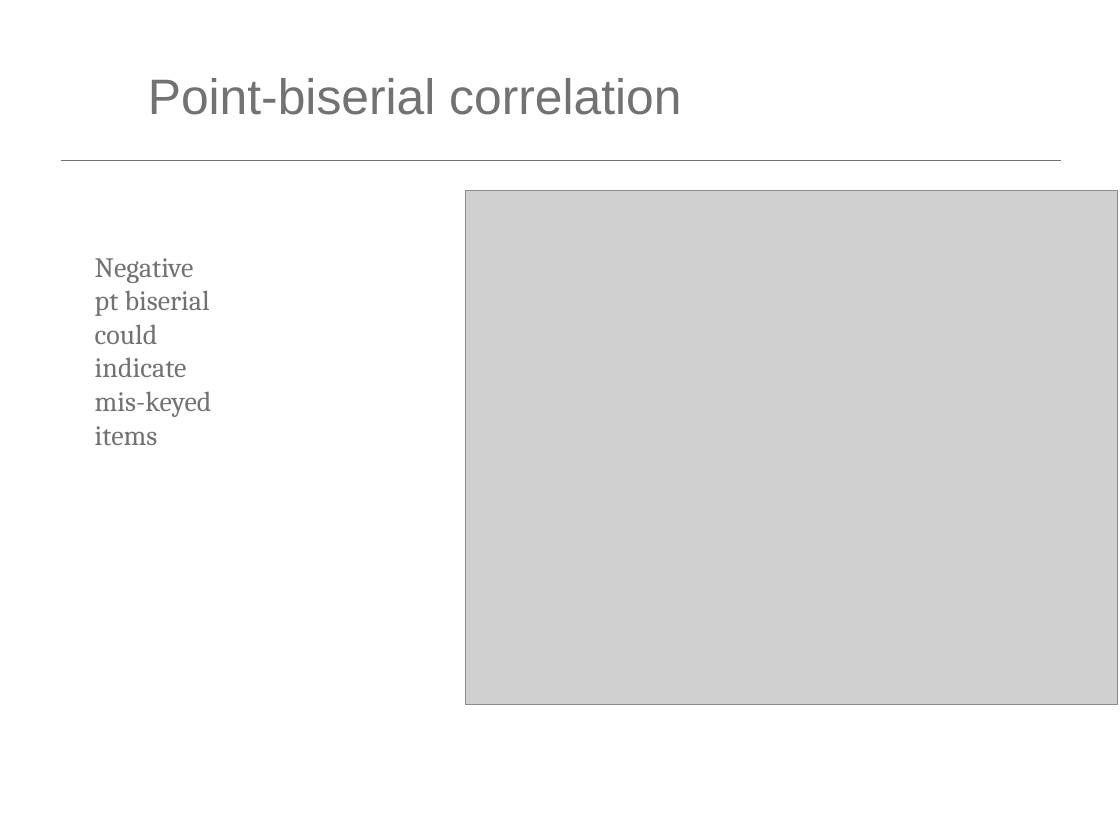
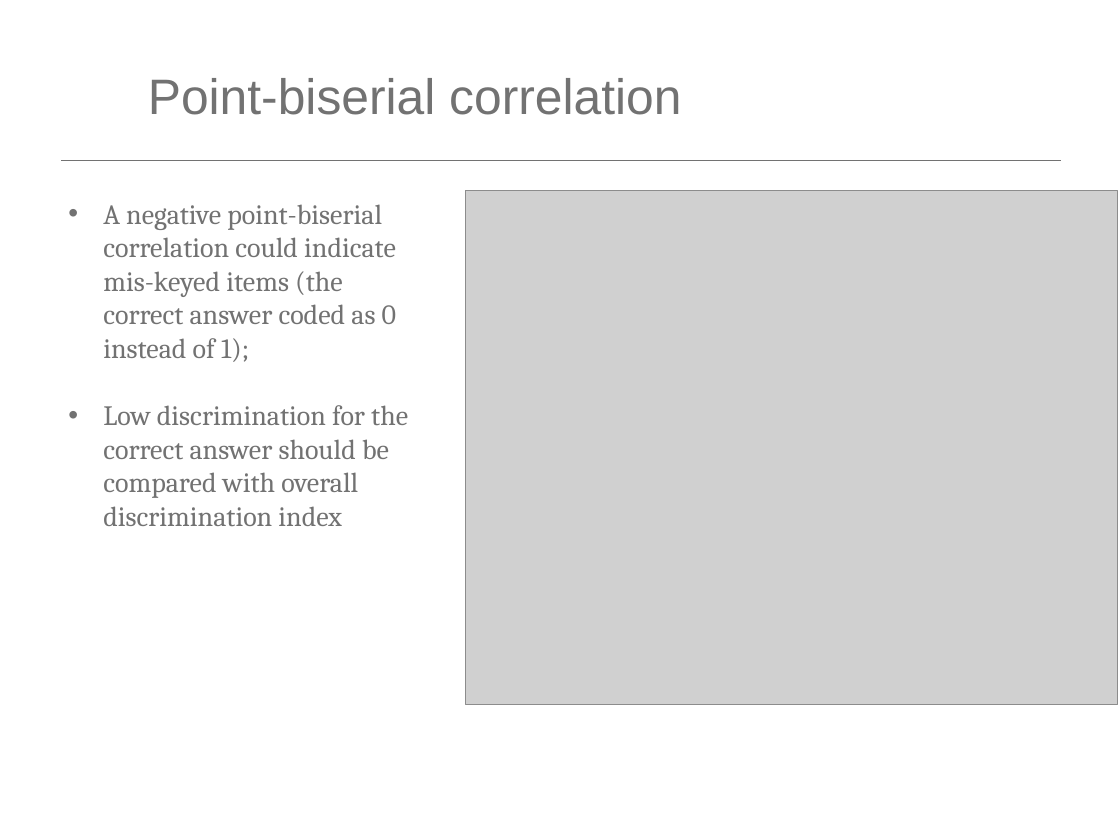
Before and after one commit to bonaventura-p/PBTS-VS, a slide deck: slide 11 of PBTS-VS_tutorial.pptx. Drawn at 1120x840 pixels with LibreOffice and Linux fonts; fonts in the diff are those of the drawing; grey boxes stand for pictures; background and template pictures are left out. Boxes give left, top, right and bottom in pixels: in the first picture for what was removed or moved away, otherwise in the second. Text is boxed around its words. In the diff, an @@ line names an element or a change of style, - is before the commit and + after.

```diff
--- a/PBTS-VS_tutorial.pptx
+++ b/PBTS-VS_tutorial.pptx
@@ text at [103, 204, 408, 526]: text changed @@
-Negative pt biserial could indicate mis-keyed items
+• A negative point-biserial correlation could indicate mis-keyed items (the correct answer coded as 0 instead of 1);
+• Low discrimination for the correct answer should be compared with overall discrimination index
```
Also in this commit, not shown: 12 other slides changed, 2 slides added, 2 slides removed, 22 other files.
